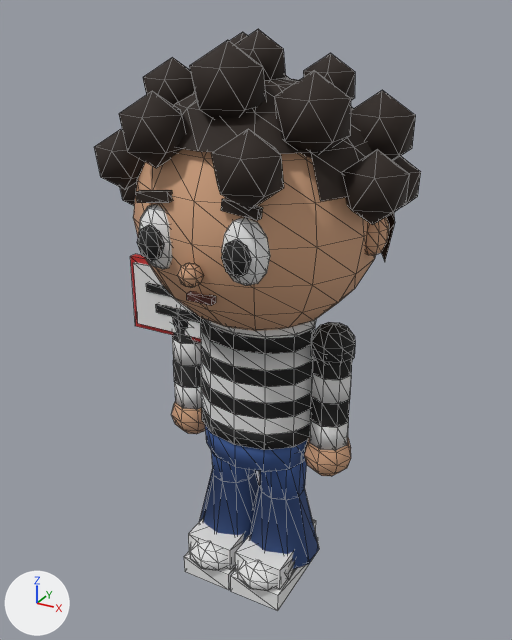
What one commit did to the glTF model assets/models/mrp.glb.
Both versions are drawn from a camera (50 mm lens) standing at (0.861, -1.576, 1.614) and looking at (-0.028, 0.041, 0.805). Lighting does not change. The marker at lower left points along +X, +Y and +Z. The older version comes first. Mesh edges are drawn as thin lines. Vertices at exactly the same position are counted once.

The older version as bpy lines, for what is in view:
```python
me_mrp = bpy.data.meshes.new('mrp')
me_mrp.from_pydata(...)  # 1386 vertices, 2522 faces; spans x -0.45..0.41, y -0.36..0.44, z 0.0..1.57
me_mrp.materials.append(mat_mrp_mat)
ob_mrp = bpy.data.objects.new('mrp', me_mrp)
ob_mrp.location = (0.0, 0.0, 0.0)
```
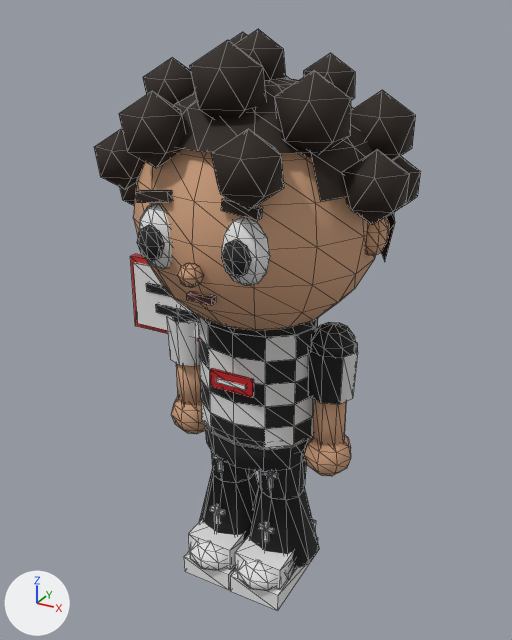
Where the change shows, as pixel boxes (x1, y1, x2, y2) in the pictures (512 x 640 px; the box of a moved part takes in the faces that stretch with it):
part 1 of me_mrp, added
    after: (268, 471, 273, 489)
part 2 of me_mrp, added
    after: (262, 472, 278, 479)
part 3 of me_mrp, added
    after: (264, 521, 269, 543)
part 4 of me_mrp, added
    after: (259, 523, 274, 534)
part 5 of me_mrp, added
    after: (218, 458, 223, 473)
part 6 of me_mrp, added
    after: (215, 504, 220, 525)
part 7 of me_mrp, added
    after: (210, 506, 225, 515)
part 8 of me_mrp, moved or reshaped
    before: (201, 391, 311, 435)
    after: (201, 381, 314, 429)
part 9 of me_mrp, moved or reshaped
    before: (201, 346, 312, 387)
    after: (200, 359, 310, 407)
part 10 of me_mrp, added
    after: (199, 337, 308, 385)
part 11 of me_mrp, added
    after: (216, 378, 245, 390)
part 12 of me_mrp, added (red)
    after: (210, 368, 254, 397)
part 13 of me_mrp, added (brown)
    after: (312, 399, 347, 446)
part 14 of me_mrp, added (brown)
    after: (176, 363, 202, 406)
part 15 of me_mrp, deleted
    before: (201, 361, 312, 419)
part 16 of me_mrp, deleted
    before: (173, 361, 202, 409)
part 17 of me_mrp, deleted
    before: (310, 397, 350, 450)
part 18 of me_mrp, built on
    before: (172, 318, 352, 450)
    after: (166, 316, 358, 450)
part 19 of me_mrp, recoloured (blue to black)
    both: (199, 322, 319, 569)

The change, as a list of edits to the scene's bpy script:
```text
Change me_mrp:
    used by ob_mrp; location = (0.0, 0.0, 0.0)
    remove me_mrp.from_pydata(...)  # 1386 vertices, 2522 faces; spans x -0.45..0.41, y -0.36..0.44, z 0.0..1.57
    add me_mrp.from_pydata(...)  # 1434 vertices, 2462 faces; spans x -0.45..0.41, y -0.36..0.44, z 0.0..1.57
    me_mrp part 1: a new loose piece, a box spanning x 0.078..0.09, y -0.082..-0.072, z 0.345..0.415, in mat_mrp_mat
    me_mrp part 2: a new loose piece, a box spanning x 0.061..0.107, y -0.082..-0.072, z 0.388..0.4, in mat_mrp_mat
    me_mrp part 3: a new loose piece, a box spanning x 0.078..0.09, y -0.105..-0.094, z 0.165..0.235, in mat_mrp_mat
    me_mrp part 4: a new loose piece, a box spanning x 0.061..0.107, y -0.105..-0.094, z 0.208..0.22, in mat_mrp_mat
    me_mrp part 5: a new loose piece, a box spanning x -0.09..-0.078, y -0.082..-0.072, z 0.345..0.415, in mat_mrp_mat
    me_mrp part 6: a new loose piece, a box spanning x -0.09..-0.078, y -0.105..-0.094, z 0.165..0.235, in mat_mrp_mat
    me_mrp part 7: a new loose piece, a box spanning x -0.107..-0.061, y -0.105..-0.094, z 0.208..0.22, in mat_mrp_mat
    me_mrp part 8: the loose piece of 24 vertices spanning x -0.17..0.17, y -0.14..0.14, z 0.55..0.6 is moved by (0.0, 0.0, 0.03)
    me_mrp part 9: the loose piece of 24 vertices spanning x -0.17..0.17, y -0.13..0.13, z 0.69..0.74 is moved by (0.0, 0.0, -0.05)
    me_mrp part 10: the loose piece of 24 vertices spanning x -0.17..0.17, y -0.13..0.13, z 0.69..0.74 is copied, and the copy is moved by (0.0, 0.0, 0.02); it spans x -0.17..0.17, y -0.14..0.14, z 0.7..0.77
    me_mrp part 11: a new loose piece, a box spanning x -0.045..0.045, y -0.153..-0.14, z 0.694..0.706, in mat_mrp_mat
    me_mrp part 12: a new loose piece, a box spanning x -0.065..0.065, y -0.1495..-0.1395, z 0.675..0.725, in mat_mrp_mat
    me_mrp part 13: a new loose piece, an 8-sided cylinder along z spanning x 0.178..0.273, y -0.048..0.048, z 0.5..0.67, in mat_mrp_mat
    me_mrp part 14: a new loose piece, an 8-sided cylinder along z spanning x -0.273..-0.178, y -0.048..0.048, z 0.5..0.67, in mat_mrp_mat
    me_mrp part 15: the loose piece of 36 vertices spanning x -0.17..0.17, y -0.13..0.13, z 0.6..0.69 is deleted
    me_mrp part 16: the loose piece of 24 vertices spanning x -0.28..-0.17, y -0.06..0.06, z 0.51..0.65 is deleted
    me_mrp part 17: the loose piece of 24 vertices spanning x 0.17..0.28, y -0.06..0.06, z 0.51..0.65 is deleted
    me_mrp part 18
    84 vertices are removed from x -0.28..0.28, y -0.14..0.14, z 0.55..0.84
    294 faces are deleted
    6 vertices in x -0.17..0.17, y -0.12..0.12, z 0.55 move by (0.0, 0.0, 0.02)
    6 vertices move within x -0.23..0.23, y -0.06..0.06, z 0.66..0.84
    28 vertices are added at x -0.3..0.3, y -0.14..0.14, z 0.66..0.84
    6 new vertices lie (0.0, 0.0, 0.07) away from vertices in x -0.15..0.15, y -0.14..0.14, z 0.5
    6 new vertices lie (0.0, 0.0, -0.07) away from vertices in x -0.17..0.17, y -0.07..0.07, z 0.84
    10 new vertices lie (0.0, 0.0, 0.14) away from vertices in x -0.27..0.27, y -0.05..0.05, z 0.66
    6 new vertices lie (0.0, 0.0, 0.07) away from vertices in x -0.09..0.09, y -0.14..0.14, z 0.77
    150 new faces join them
    me_mrp part 19: 250 kept faces spanning x -0.2..0.2, y -0.13..0.13, z 0.08..0.9 get new vertex colours
    other edits to the shape of me_mrp do not show in these pictures
```
